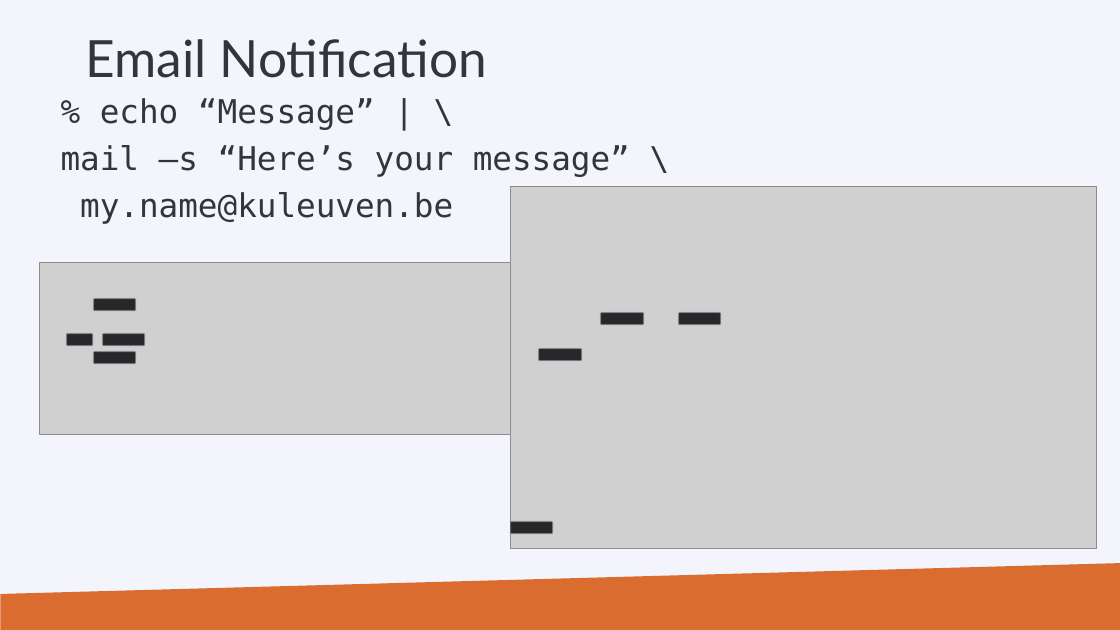
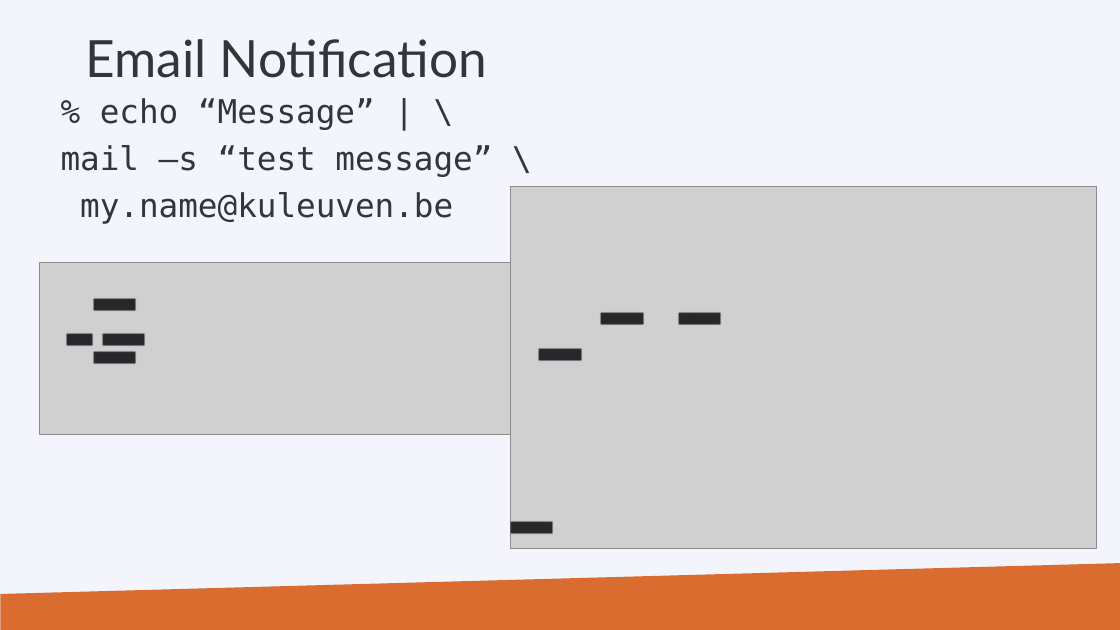
Before and after one commit to hpcleuven/Linux-scripting, a slide deck: slide 150 of Linux-scripting.pptx. Drawn at 1120x630 pixels with LibreOffice and Linux fonts; fonts in the diff are those of the drawing; grey boxes stand for pictures; background and template pictures are left out. Boxes give left, top, right and bottom in pixels: in the first picture for what was removed or moved away, otherwise in the second. Text is boxed around its words. In the diff, an @@ line names an element or a change of style, - is before the commit and + after.

```diff
--- a/Linux-scripting.pptx
+++ b/Linux-scripting.pptx
@@ text at <box>61,145,492,177</box>: text changed @@
-mail –s “Here’s your message” \
+mail –s “test message” \
```
Also in this commit, not shown: 9 other slides changed, 1 other file.
